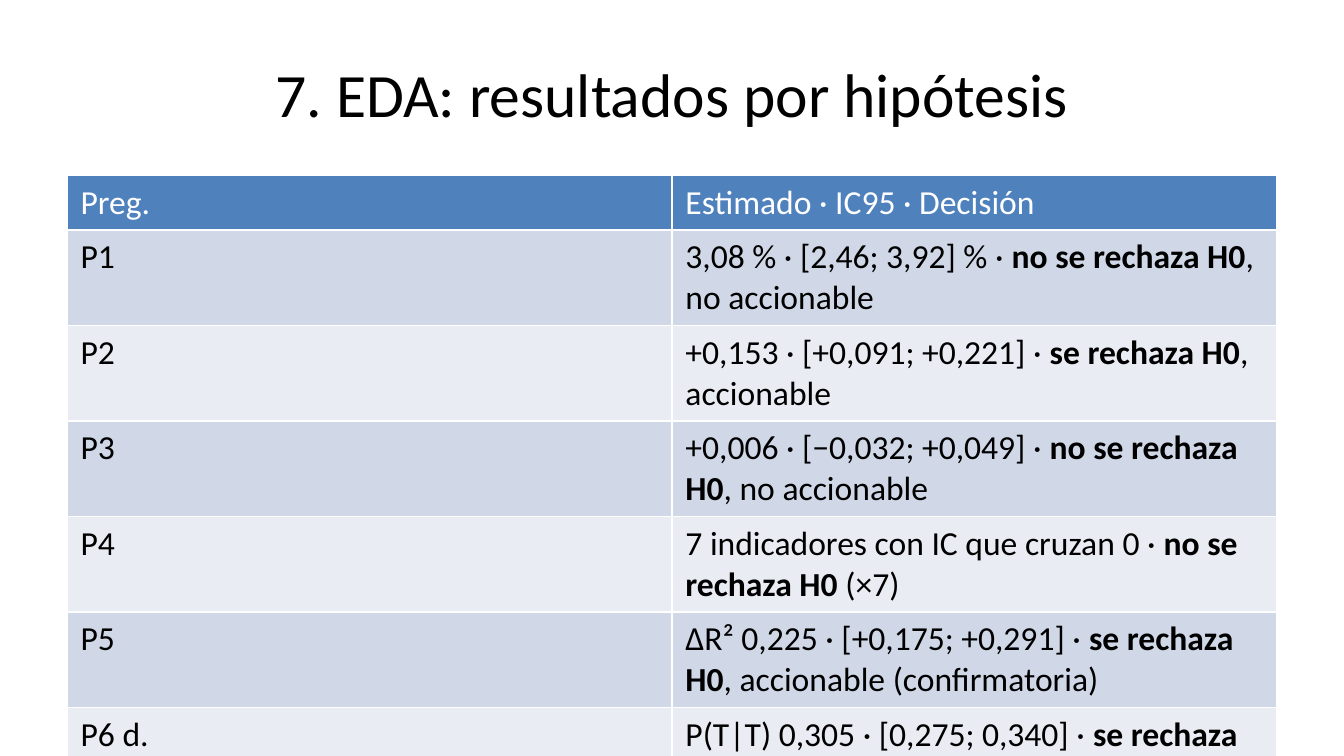
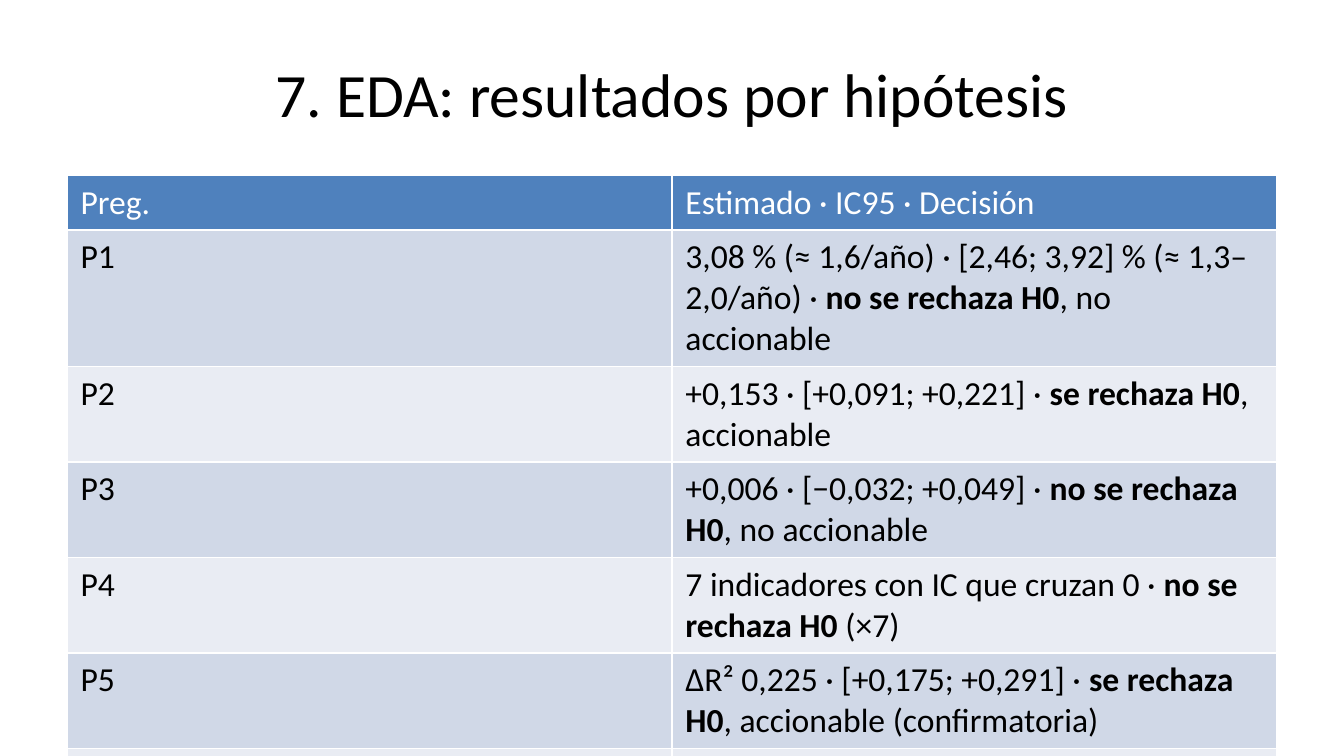
Before and after one commit to louis97/asistente-financiero, a slide deck: slide 10 of entregables/entrega_1/presentacion.pptx. Drawn at 1344x756 pixels with LibreOffice and Linux fonts; fonts in the diff are those of the drawing. Boxes give left, top, right and bottom in pixels: in the first picture for what was removed or moved away, otherwise in the second. Text is boxed around its words. In the diff, an @@ line names an element or a change of style, - is before the commit and + after.

```diff
--- a/entregables/entrega_1/presentacion.pptx
+++ b/entregables/entrega_1/presentacion.pptx
@@ table at [67,176,1277,741] @@
-row 2, column 2: 3,08 % · [2,46; 3,92] % · no se rechaza H0, no accionable
+row 2, column 2: 3,08 % (≈ 1,6/año) · [2,46; 3,92] % (≈ 1,3–2,0/año) · no se rechaza H0, no accionable
```
Also in this commit, not shown: 1 other slide changed, 16 other files.
